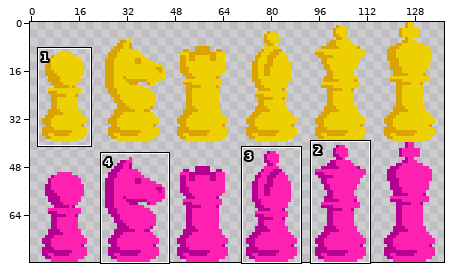
One commit to this sprite sheet: img/chess-pieces.png. Above, an overview of the earlier version with the close-up marked.
Close-up. The starting point:
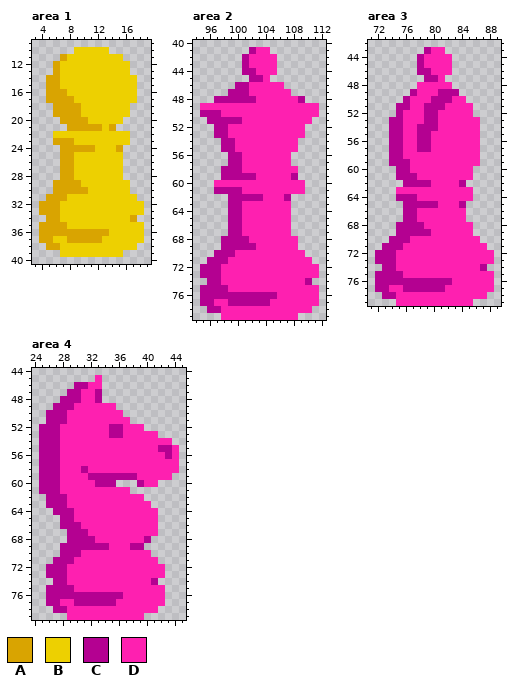
The file is 138x80 pixels. Shown: area 1: x 3..19, y 9..40; area 2: x 94..112, y 40..79; area 3: x 71..89, y 42..79; area 4: x 24..45, y 44..79. The commit also changed other parts of the picture, which this record leaves out.
Palette (. is transparent): A #d9a401  B #edd001  C #b40191  D #fe20b0
Pixels before, area 1, first column x 4:
10 .....BBBBB.....
11 ...ABBBBBBBB...
12 ..ABBBBBBBBBB..
13 ..ABBBBBBBBBB..
14 .AABBBBBBBBBBB.
15 .AABBBBBBBBBBB.
16 .AAABBBBBBBBBB.
17 .AAAABBBBBBBBB.
18 ..AAAABBBBBBB..
19 ..AAAABBBBBBB..
20 ...AAAABBBBB...
21 ....AAAAABA....
22 ..BBBBBBBBBBB..
23 ..AAABBBBBBBB..
24 ...AAAAABBBA...
25 ...AABBBBBBB...
26 ...AABBBBBBB...
27 ...AABBBBBBB...
28 ...AABBBBBBB...
29 ..AAAABBBBBBB..
30 ..AAAAABBBBBB..
31 .AAABBBBBBBBBB.
32 AAABBBBBBBBBBBB
33 AAABBBBBBBBBBBB
34 .AABBBBBBBBBBA.
35 AAAABBBBBBBBBBB
36 AAAAAAAAAABBBBB
37 AABBAAAAABBBBBB
38 .AABBBBBBBBBBB.
39 ...BBBBBBBBB...
Pixels before, area 2, first column x 95:
41 .......CDD.......
42 ......CDDDD......
43 ......CDDDD......
44 ......CCDDD......
45 .......CCD.......
46 .....CCDDDDD.....
47 ....CCCDDDDDD....
48 ..CCCCCCDDDDDDC..
49 DDDDDDDDDDDDDDDDD
50 CCCDDDDDDDDDDDDDD
51 .CCCCCDDDDDDDDDD.
52 ..CCDDDDDDDDDDD..
53 ..CCDDDDDDDDDDD..
54 ...CCDDDDDDDDD...
55 ...CCDDDDDDDDD...
56 ....CCDDDDDDD....
57 ....CCDDDDDDD....
58 ...CCCDDDDDDDD...
59 ...CCCCCDDDDDC...
60 ..DDDDDDDDDDDDD..
61 ..CCCCDDDDDDDDD..
62 ....CCCCCDDDC....
63 ....CCDDDDDDD....
64 ....CCDDDDDDD....
65 ....CCDDDDDDD....
66 ....CCDDDDDDD....
67 ....CCDDDDDDD....
68 ...CCCCDDDDDDD...
69 ...CCCCCDDDDDD...
70 ..CCCDDDDDDDDDD..
71 .CCCDDDDDDDDDDDD.
72 CCCDDDDDDDDDDDDDD
73 CCCDDDDDDDDDDDDDD
74 .CCDDDDDDDDDDDDC.
75 CCCCDDDDDDDDDDDDD
76 CCCCCCCCCCCDDDDDD
77 CCDDCCCCCCDDDDDDD
78 .CCDDDDDDDDDDDDD.
79 ...DDDDDDDDDDD...
Pixels before, area 3, first column x 72:
43 .......CDD.......
44 ......CDDDD......
45 ......CDDDD......
46 ......CCDDD......
47 .......CCD.......
48 ......DDDDD......
49 .....CDDDCCC.....
50 ....CDDDCCCDD....
51 ...CCDDCCCDDDD...
52 ...CDDDCCDDDDD...
53 ..CCDDDCCDDDDDD..
54 ..CCDDCCCDDDDDD..
55 ..CCDDCCDDDDDDD..
56 ..CCDDCCDDDDDDD..
57 ..CCDDCCDDDDDDD..
58 ..CCDDDDDDDDDDD..
59 ..CCCDDDDDDDDDD..
60 ...CCDDDDDDDDD...
61 ...CCCDDDDDDDD...
62 ....CCCCDDDDC....
63 ...DDDDDDDDDDD...
64 ...CCCDDDDDDDD...
65 ....CCCCCDDDC....
66 ....CCDDDDDDD....
67 ....CCDDDDDDD....
68 ...CCCCDDDDDDD...
69 ...CCCCCDDDDDD...
70 ..CCCDDDDDDDDDD..
71 .CCCDDDDDDDDDDDD.
72 CCCDDDDDDDDDDDDDD
73 CCCDDDDDDDDDDDDDD
74 .CCDDDDDDDDDDDDC.
75 CCCCDDDDDDDDDDDDD
76 CCCCCCCCCCCDDDDDD
77 CCDDCCCCCCDDDDDDD
78 .CCDDDDDDDDDDDDD.
79 ...DDDDDDDDDDD...
Pixels before, area 4, first column x 25:
45 ........D...........
46 .....CCDD...........
47 ....CCDDC...........
48 ...CCCDDC...........
49 ..CCCDDDDDD.........
50 .CCCDDDDDDDD........
51 .CCCDDDDDDDDD.......
52 CCCDDDDDDDCCDDD.....
53 CCCDDDDDDDCCDDDDD...
54 CCCDDDDDDDDDDDDDDDD.
55 CCCDDDDDDDDDDDDDDCCD
56 CCCDDDDDDDDDDDDDDDCD
57 CCCDDDDDDDDDDDDDDDDD
58 CCCDDDCDDDDDDDDDDDDD
59 CCCDDDDCCCCCCCDDDDD.
60 CCCDDDDDCCC...CDD...
61 CCCDDDDDDDDDD.......
62 .CCCDDDDDDDDDDD.....
63 .CCCDDDDDDDDDDDD....
64 ..CCCDDDDDDDDDDDD...
65 ...CCDDDDDDDDDDDD...
66 ...CCCDDDDDDDDDDD...
67 ....CCCDDDDDDDDDD...
68 ....CCCCDDDDDDDC....
69 ...CCCCCCCDDDCC.....
70 ...CCCDDDDDDDDDD....
71 ..CCCDDDDDDDDDDDD...
72 .CCCDDDDDDDDDDDDDD..
73 .CCCDDDDDDDDDDDDDD..
74 ..CCDDDDDDDDDDDDC...
75 .CCCCDDDDDDDDDDDDD..
76 .CCCCCCCCCCCDDDDDD..
77 .CCDDCCCCCCDDDDDDD..
78 ..CCDDDDDDDDDDDDD...
79 ....DDDDDDDDDDD.....
And afterwards:
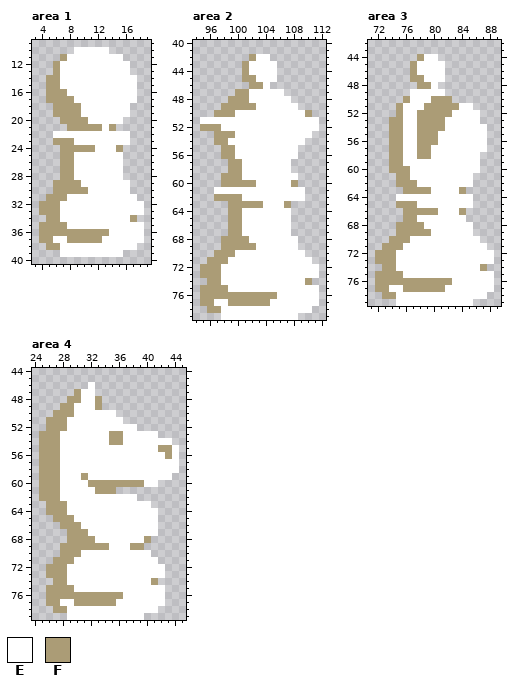
Colours new in this view: E #ffffff  F #ab9c76
Diff:
Changed rows in their new state; - is an unchanged pixel.
Area 1:
first column x 4:
10 -----EEEEE-----
11 ---FEEEEEEEE---
12 --FEEEEEEEEEE--
13 --FEEEEEEEEEE--
14 -FFEEEEEEEEEEE-
15 -FFEEEEEEEEEEE-
16 -FFFEEEEEEEEEE-
17 -FFFFEEEEEEEEE-
18 --FFFFEEEEEEE--
19 --FFFFEEEEEEE--
20 ---FFFFEEEEE---
21 ----FFFFFEF----
22 --EEEEEEEEEEE--
23 --FFFEEEEEEEE--
24 ---FFFFFEEEF---
25 ---FFEEEEEEE---
26 ---FFEEEEEEE---
27 ---FFEEEEEEE---
28 ---FFEEEEEEE---
29 --FFFFEEEEEEE--
30 --FFFFFEEEEEE--
31 -FFFEEEEEEEEEE-
32 FFFEEEEEEEEEEEE
33 FFFEEEEEEEEEEEE
34 -FFEEEEEEEEEEF-
35 FFFFEEEEEEEEEEE
36 FFFFFFFFFFEEEEE
37 FFEEFFFFFEEEEEE
38 -FFEEEEEEEEEEE-
39 ---EEEEEEEEE---
Area 2:
first column x 95:
41 -------...-------
42 ------.FEE.------
43 ------FEEEE------
44 ------FEEEE------
45 ------FFEEE------
46 -----..FFE..-----
47 ----.FFEEEEE.----
48 --..FFFEEEEEE..--
49 ...FFFFFEEEEEE...
50 ..FFFEEEEEEEEEEF.
51 EEEEEEEEEEEEEEEEE
52 FFFEEEEEEEEEEEEEE
53 --FFFEEEEEEEEEEE-
54 --FFEEEEEEEEEEE--
55 ---FFEEEEEEEEE---
56 ---FFEEEEEEEEE---
57 ----FFEEEEEEE----
58 ---.FFEEEEEEE.---
59 ---FFFEEEEEEEE---
60 --.FFFFFEEEEEF.--
61 --EEEEEEEEEEEEE--
62 --FFFFEEEEEEEEE--
63 ----FFFFFEEEF----
64 ----FFEEEEEEE----
65 ----FFEEEEEEE----
66 ----FFEEEEEEE----
67 ----FFEEEEEEE----
68 ---FFFFEEEEEEE---
69 ---FFFFFEEEEEE---
70 --FFFEEEEEEEEEE--
71 -FFFEEEEEEEEEEEE-
72 FFFEEEEEEEEEEEEEE
73 FFFEEEEEEEEEEEEEE
74 -FFEEEEEEEEEEEEF-
75 FFFFEEEEEEEEEEEEE
76 FFFFFFFFFFFEEEEEE
77 FFEEFFFFFFEEEEEEE
78 -FFEEEEEEEEEEEEE-
79 ---EEEEEEEEEEE---
Area 3:
first column x 72:
43 -------...-------
44 ------FEE..------
45 -----FEEEE.------
46 -----FEEEE.------
47 -----FFEEE-------
48 ------FFE..------
49 -----EEEEE..-----
50 ----FEEEFFF..----
51 ---FEEEFFFFFEE---
52 ---FEEFFFFFEEEE--
53 --FFEEFFFFEEEEE--
54 --FFEEFFFFEEEEEE-
55 --FFEEFFFEEEEEEE-
56 --FFEEFFFEEEEEEE-
57 --FFEEFFEEEEEEEE-
58 --FFEEFFEEEEEEE--
59 --FFEEEEEEEEEEE--
60 --FFFEEEEEEEEEE--
61 ---FFEEEEEEEEE---
62 ---FFFEEEEEEEE---
63 ---.FFFFEEEEF.---
64 ---EEEEEEEEEEE---
65 ---FFFEEEEEEEE---
66 ----FFFFFEEEF----
67 ----FFEEEEEEE----
68 ---FFFFEEEEEEE---
69 ---FFFFFEEEEEE---
70 --FFFEEEEEEEEEE--
71 -FFFEEEEEEEEEEEE-
72 FFFEEEEEEEEEEEEEE
73 FFFEEEEEEEEEEEEEE
74 -FFEEEEEEEEEEEEF-
75 FFFFEEEEEEEEEEEEE
76 FFFFFFFFFFFEEEEEE
77 FFEEFFFFFFEEEEEEE
78 -FFEEEEEEEEEEEEE-
79 ---EEEEEEEEEEE---
Area 4:
first column x 25:
45 --------.-----------
46 -----..E.-----------
47 ----.FEE.-----------
48 ---.FFEEF-----------
49 --.FFEEEF..---------
50 -.FFFEEEEEE.--------
51 -FFFEEEEEEEE.-------
52 .FFFEEEEEEEEEE.-----
53 FFFEEEEEEEFFEEEEE---
54 FFFEEEEEEEFFEEEEEEE-
55 FFFEEEEEEEEEEEEEEFFE
56 FFFEEEEEEEEEEEEEEEFE
57 FFFEEEEEEEEEEEEEEEEE
58 FFFEEEEEEEEEEEEEEEEE
59 FFFEEEFEEEEEEEEEEEE-
60 FFFEEEEFFFFFFFFEE---
61 FFFEEEEEFFF..-------
62 FFFEEEEEEEEEEE.-----
63 -FFFEEEEEEEEEEEE----
64 -FFFEEEEEEEEEEEEE---
65 --FFFEEEEEEEEEEEE---
66 ---FFFEEEEEEEEEEE---
67 ----FFFEEEEEEEEEE---
68 ----FFFFEEEEEEEF----
69 ---FFFFFFFEEEFF-----
70 ---FFFEEEEEEEEEE----
71 --FFFEEEEEEEEEEEE---
72 -FFFEEEEEEEEEEEEEE--
73 -FFFEEEEEEEEEEEEEE--
74 --FFEEEEEEEEEEEEF---
75 -FFFFEEEEEEEEEEEEE--
76 -FFFFFFFFFFFEEEEEE--
77 -FFEEFFFFFFEEEEEEE--
78 --FFEEEEEEEEEEEEE---
79 ----EEEEEEEEEEE-----
Boxes around the changes in both close-ups, in picture pixels (x1, y1, x2, y2):
changed: (39, 47, 144, 257)
changed: (200, 47, 319, 320)
changed: (375, 47, 494, 306)
changed: (39, 375, 179, 620)
